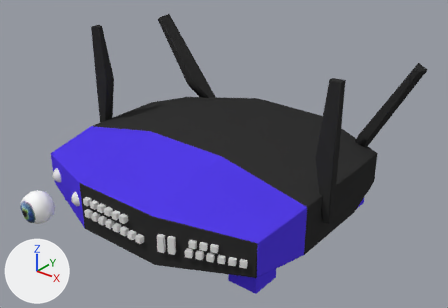
Before and after pictures for a commit that changed the Blender file Assets/Custom Models/wireless_wrouter.blend.
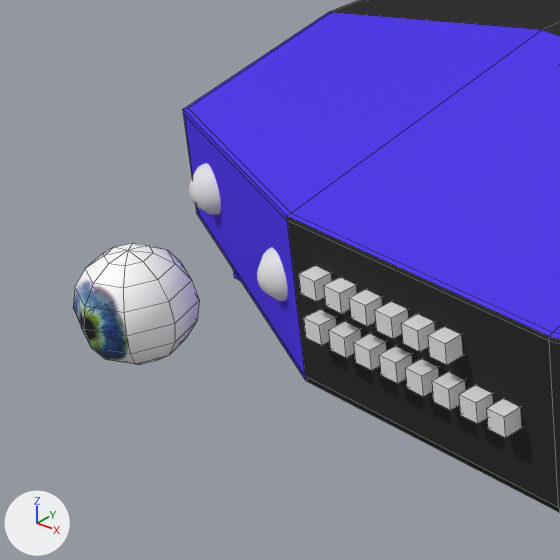
Each version is shown whole from a 50 mm lens placed at (9.27, -11.23, 5.05), pointed at (0.48, -0.24, -1.77), then close up on the part from 0% to 35% of the width and 40% to 90% of the height. Every picture has the same lights, and +X, +Y and +Z are marked at lower left. The close-ups show mesh edges as thin lines.

Names of what the first close-up shows: 'Cube', 'Ligh Mid Top 3', 'Ligh Mid Top 4', 'Ligh Mid Top 5', 'Ligh Mid Top 6', 'Light Mid Bottom 4', 'Light Mid Bottom 6', 'Light Mid Bottom 7', 'Light Mid Bottom 8', 'Light Sphere 1', 'Light Sphere 3', 'Sphere'.
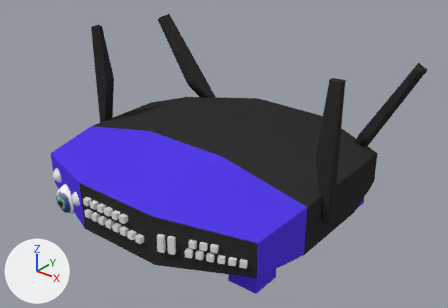
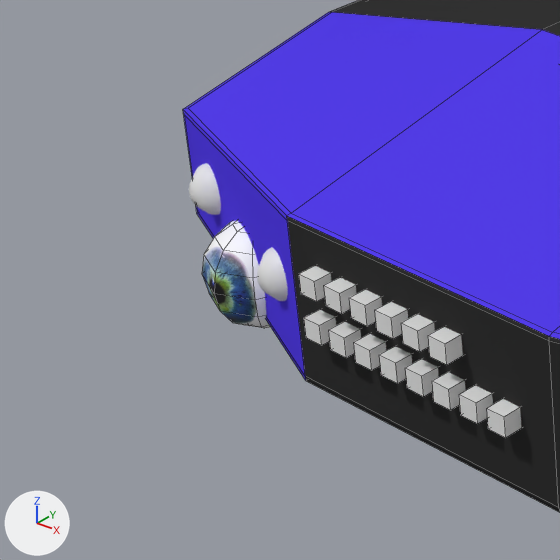
Pixel boxes (x1, y1, x2, y2) of what changed, in the close-ups (560 x 560 px):
'Sphere', deleted
    before: (73, 243, 199, 365)
'Eyeball', added
    after: (202, 220, 270, 328)

The change, as a list of edits to the scene's bpy script:
```text
Add me_sphere_004_1:
    me_sphere_004_1.from_pydata(...)  # a UV sphere (8 segments, 8 rings, poles along z) spanning x -1.0..1.0, y -1.0..1.0, z -1.0..1.0
    me_sphere_004_1.polygons.foreach_set('use_smooth', [True] * 64)
    me_sphere_004_1.materials.append(mat_eye_i_jpg)  # picture img_eye_i_jpg
Remove ob_sphere:
    ob_sphere = bpy.data.objects.new('Sphere', me_sphere_004)
    ob_sphere.location = (-2.123, -2.559, -2.51)
    ob_sphere.scale = (0.404, 0.404, 0.404)
Add ob_eyeball:
    ob_eyeball = bpy.data.objects.new('Eyeball', me_sphere_004_1)
    ob_eyeball.parent = ob_eyeball_control
    ob_eyeball.matrix_parent_inverse = Matrix(((1.0, 0.0, 0.0, 1.814), (0.0, 1.0, 0.0, 4.231), (0.0, 0.0, 1.0, 2.288), (0.0, 0.0, 0.0, 1.0)))
    ob_eyeball.location = (-1.824, -4.203, -2.297)
    ob_eyeball.scale = (0.404, 0.404, 0.404)
Add ob_eyeball_control:
    ob_eyeball_control = bpy.data.objects.new('Eyeball Control', None)
    ob_eyeball_control.location = (-2.149, -3.05, -2.723)
```
